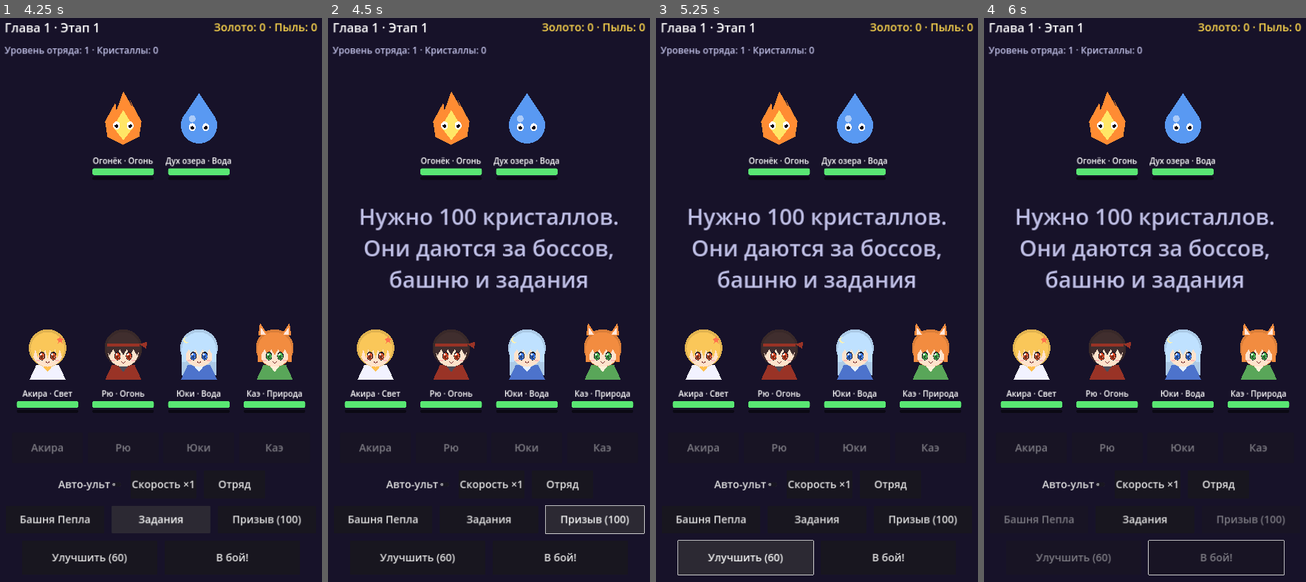
Above: before the commit, frames 1-4 (left to right).
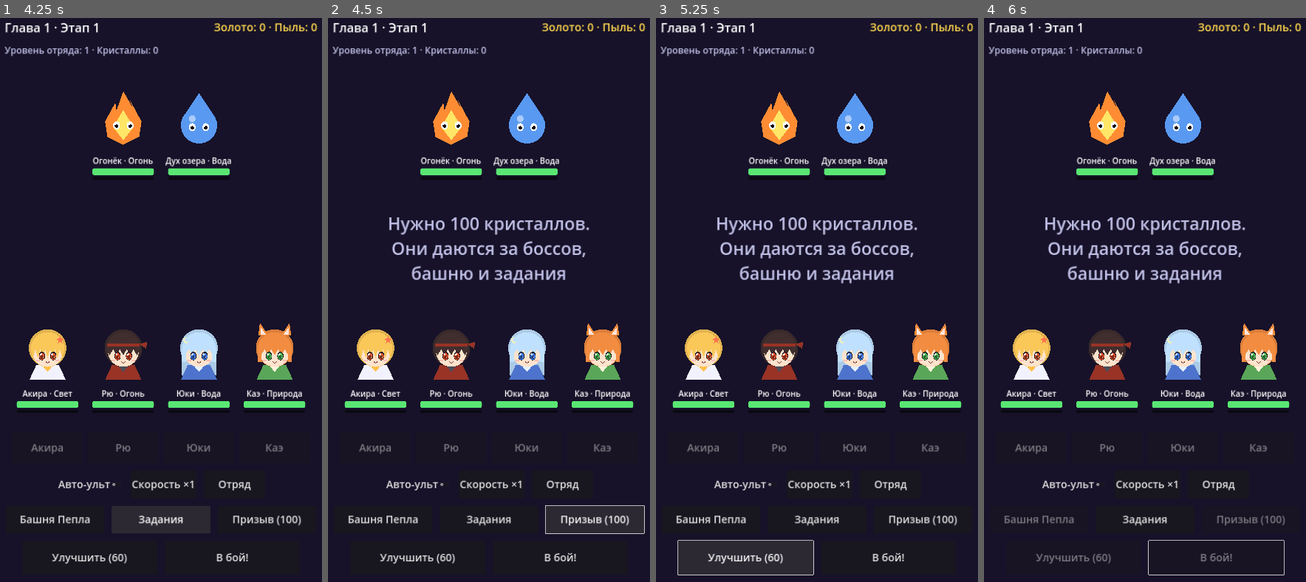
Above: after the commit, the same moments.

Repository: sklallk55-droid/The-Stardust-Chronicles
Game: Godot game, scene res://main.tscn
Same seed, same stepped clock (60 frames per second), same inputs: the game is played once before the commit and once after it.
Inputs:
- Up to frame 1 (4.25 s): click "Авто-ульт" at 0.5 s; click "Скорость ×1" at 1.25 s; click "Отряд" at 2 s; click "Башня Пепла" at 2.75 s; click "Задания" at 3.5 s
- Up to frame 2 (4.5 s): click "Призыв (100)" at 4.25 s
- Up to frame 3 (5.25 s): click "Улучшить (60)" at 5 s
- Up to frame 4 (6 s): click "В бой!" at 5.75 s

Frame 1 is identical in both runs. In frame 2, 3.8% of the frame differs, in the area x 10-90%, y 33-49%; in frame 3, 3.8%; in frame 4, 3.8%.

Commit message:
Экран: опыт за победы и уровни героев в отряде

Diff:
--- a/main.gd
+++ b/main.gd
@@ -9,6 +9,7 @@
 const Quests = preload("res://quests.gd")
 const Ascension = preload("res://ascension.gd")
 const Summon = preload("res://summon.gd")
+const Levels = preload("res://levels.gd")
 
 const SAVE_PATH := "user://save.cfg"
 const IDLE_CAP_SEC := 12 * 3600
@@ -38,6 +39,8 @@
 var quest_state := {}
 var dust := 0  # star dust for ascension
 var stars := {}  # hero_id -> stars
+var hero_levels := {}  # hero_id -> personal level
+var hero_xp := {}  # hero_id -> experience towards the next level
 var crystals := 0
 var owned: Array = ["akira", "ryu", "yuki", "kae"]
 var squad: Array = ["akira", "ryu", "yuki", "kae"]
@@ -127,8 +130,10 @@
 	var middle := CenterContainer.new()
 	middle.size_flags_vertical = Control.SIZE_EXPAND_FILL
 	col.add_child(middle)
-	result_label = _label("", 72)
+	result_label = _label("", 56)
 	result_label.horizontal_alignment = HORIZONTAL_ALIGNMENT_CENTER
+	result_label.autowrap_mode = TextServer.AUTOWRAP_WORD_SMART
+	result_label.custom_minimum_size.x = 960
 	middle.add_child(result_label)
 
 	hero_row = _row()
@@ -266,6 +271,7 @@
 		var hero := Unit.new(d, true, Data.hero_power(level))
 		Equipment.apply(hero, equipped.get(hero.id, {}))
 		Ascension.apply(hero, stars.get(hero.id, 0))
+		Levels.apply(hero, hero_levels.get(hero.id, 1))
 		hero_units.append(hero)
 	var enemy_units := []
 	var enemy_list := Data.tower_enemies(tower_floor) if mode == "tower" else Data.stage_enemies(stage)
@@ -326,6 +332,7 @@
 			result_label.text += "\nВыпало: " + Equipment.item_label(drop)
 		dust += Ascension.stage_dust(stage)
 		result_label.text += "\nЗвёздная пыль +%d" % Ascension.stage_dust(stage)
+		_give_xp(Levels.stage_xp(stage))
 		if Summon.stage_crystals(stage) > 0:
 			crystals += Summon.stage_crystals(stage)
 			result_label.text += "\nКристаллы +%d" % Summon.stage_crystals(stage)
@@ -356,12 +363,23 @@
 	result_label.text += "\nВыпало: " + Equipment.item_label(drop)
 	dust += Ascension.tower_dust(tower_floor)
 	result_label.text += "\nЗвёздная пыль +%d" % Ascension.tower_dust(tower_floor)
+	_give_xp(Levels.tower_xp(tower_floor))
 	if Summon.tower_crystals(tower_floor) > 0:
 		crystals += Summon.tower_crystals(tower_floor)
 		result_label.text += "\nКристаллы +%d" % Summon.tower_crystals(tower_floor)
 	result_label.add_theme_color_override("font_color", Color(1, 0.85, 0.3))
 	tower_floor += 1
 	start_button.text = "Выше"
+
+
+func _give_xp(amount: int) -> void:
+	result_label.text += " · Опыт +%d" % amount
+	var grown := []
+	for id in squad:
+		if Levels.add_xp(hero_levels, hero_xp, id, amount, stars.get(id, 0)) > 0:
+			grown.append(Data.heroes_by_ids([id])[0]["name"])
+	if not grown.is_empty():
+		result_label.text += "\nНовый уровень: " + ", ".join(grown)
 
 
 func _toggle_tower() -> void:
@@ -485,11 +503,21 @@
 		Equipment.apply(u, gear)
 		var hero_stars: int = stars.get(u.id, 0)
 		Ascension.apply(u, hero_stars)
+		var hero_level: int = hero_levels.get(u.id, 1)
+		Levels.apply(u, hero_level)
 		var block := VBoxContainer.new()
 		block.add_theme_constant_override("separation", 4)
 		var title := _label("%s · %s · звёзды %d/%d%s" % [u.name, Data.ELEMENT_NAMES[u.element], hero_stars, Ascension.MAX_STARS, " · в отряде" if in_squad else ""], 38)
 		title.add_theme_color_override("font_color", u.color)
 		block.add_child(title)
+		var level_text := "Ур. %d/%d · опыт %d/%d" % [hero_level, Levels.cap(hero_stars), hero_xp.get(u.id, 0), Levels.xp_to_next(hero_level)]
+		if hero_level >= Levels.cap(hero_stars):
+			level_text = "Ур. %d/%d · предел, нужно возвышение" % [hero_level, Levels.cap(hero_stars)]
+			if hero_stars >= Ascension.MAX_STARS:
+				level_text = "Ур. %d · максимум" % hero_level
+		var lvl_label := _label(level_text, 30)
+		lvl_label.add_theme_color_override("font_color", Color(0.6, 0.9, 1.0))
+		block.add_child(lvl_label)
 		block.add_child(_label("HP %d   АТК %d   ЗАЩ %d   СКР %d" % [u.max_hp, u.atk, u.def, u.spd], 30))
 		for slot in Equipment.SLOTS:
 			var text := "%s: —" % Equipment.SLOT_NAMES[slot]
@@ -790,6 +818,8 @@
 	cfg.set_value("summon", "crystals", crystals)
 	cfg.set_value("summon", "owned", owned)
 	cfg.set_value("summon", "squad", squad)
+	cfg.set_value("levels", "level", hero_levels)
+	cfg.set_value("levels", "xp", hero_xp)
 	cfg.set_value("player", "last_seen", int(Time.get_unix_time_from_system()))
 	cfg.save(SAVE_PATH)
 
@@ -811,6 +841,8 @@
 	crystals = cfg.get_value("summon", "crystals", 0)
 	owned = cfg.get_value("summon", "owned", owned)
 	squad = cfg.get_value("summon", "squad", squad)
+	hero_levels = cfg.get_value("levels", "level", {})
+	hero_xp = cfg.get_value("levels", "xp", {})
 	var away := int(Time.get_unix_time_from_system()) - int(cfg.get_value("player", "last_seen", 0))
 	away = clampi(away, 0, IDLE_CAP_SEC)
 	var idle_gold := int(away / 60.0 * Data.idle_gold_per_min(maxi(1, stage - 1)))
